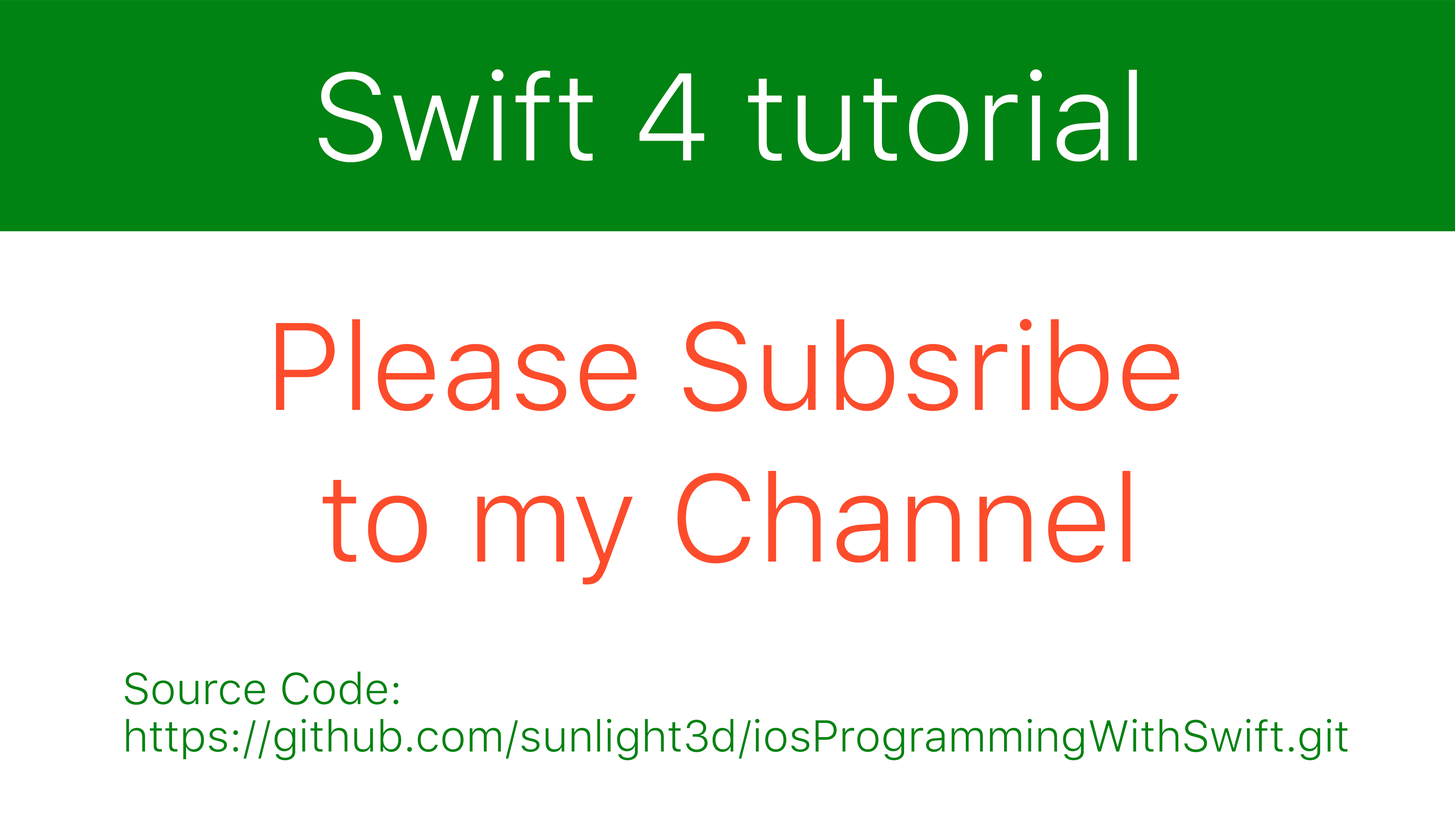
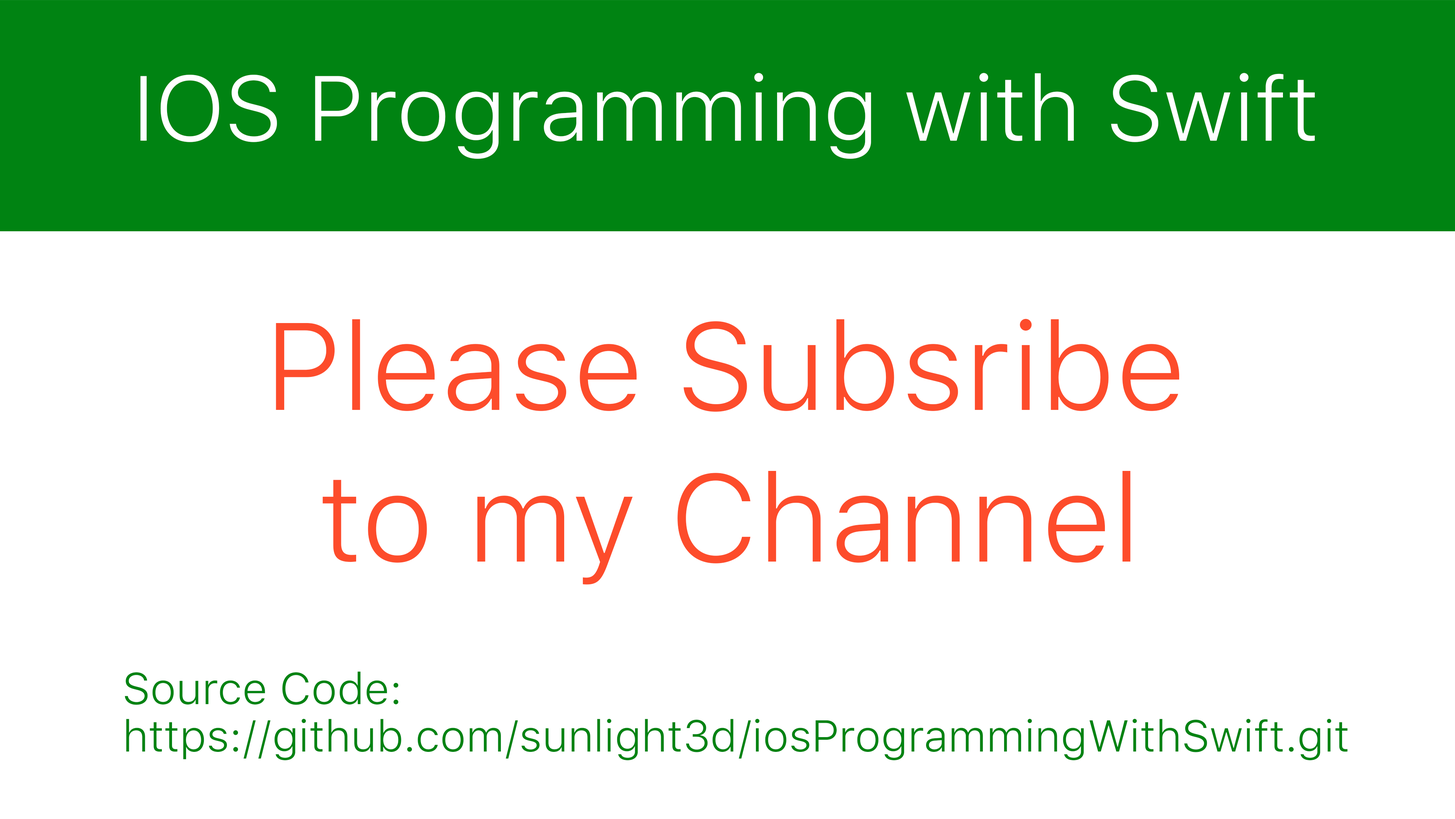
Layered file, before and after one edit (1455 x 819). Changes by layer:
painted on "title" over [140, 69, 1316, 163]
